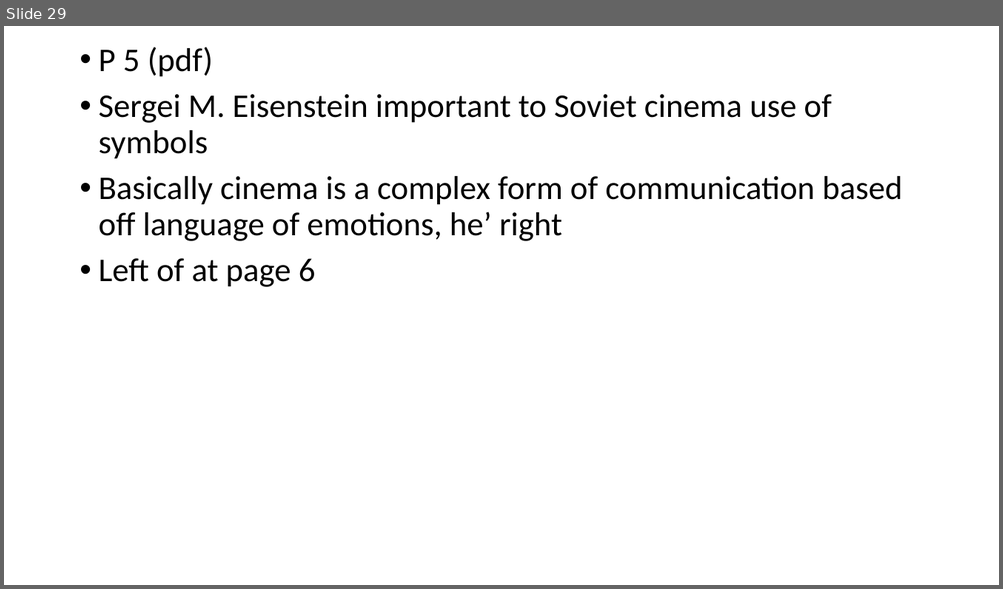
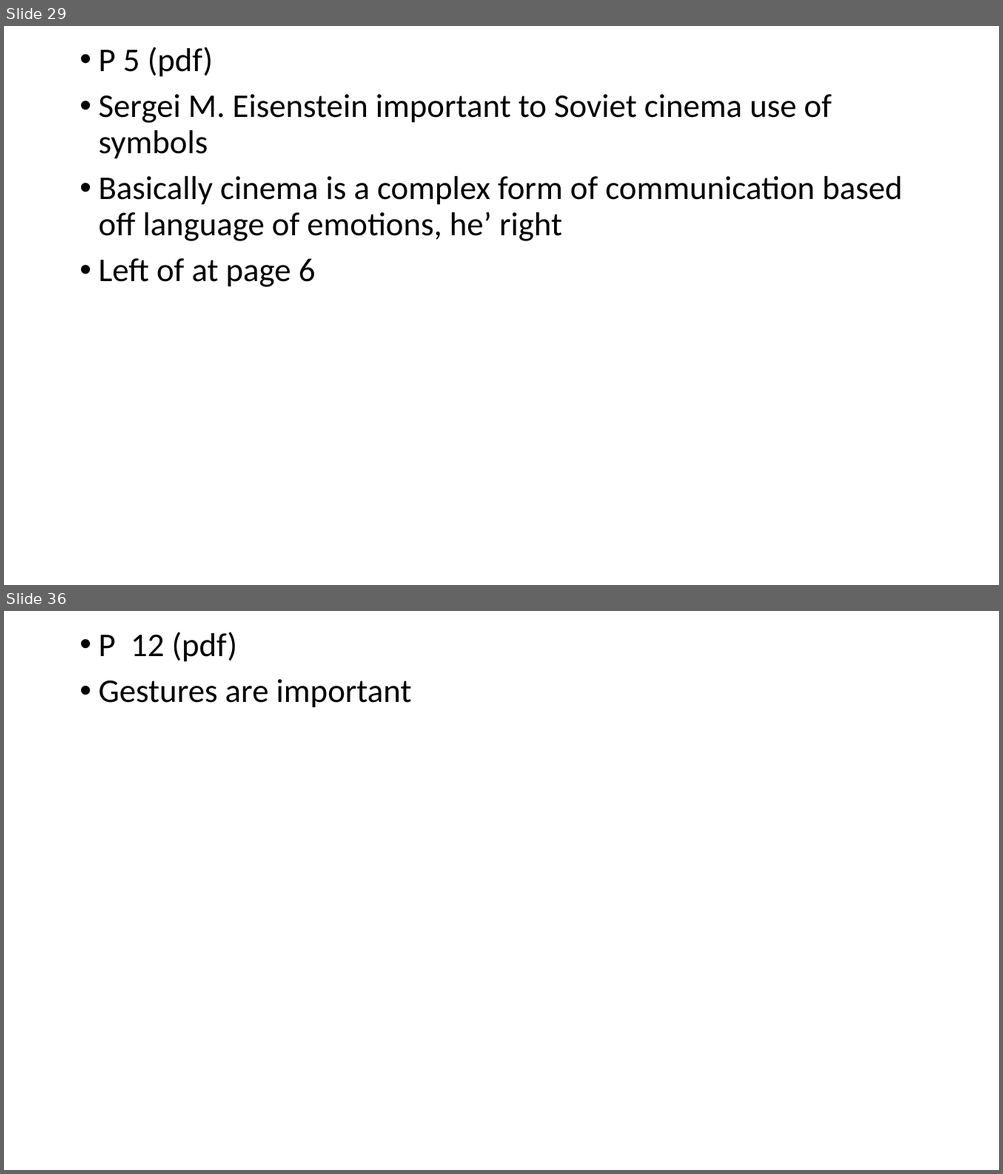
Before and after one commit to MichaelOdumosu57/Spring_2017, a slide deck: Spring 2017 Semester/Music or Arts/ARUS HW/6 ARUS HW/ARUS HW#6 notes.pptx. Shown one above the other, each under a label of ours: slide 29 before the commit, slides 29 and 36 after it; the slides between them are not shown. The pictures are 1003x589 and 1003x1174 pixels, drawn with LibreOffice and Linux fonts; fonts in the diff are those of the drawing. Boxes give left, top, right and bottom in pixels: in the first picture for what was removed or moved away, otherwise in the second. Text is boxed around its words. In the diff, an @@ line names an element or a change of style, - is before the commit and + after.

```diff
--- a/Spring 2017 Semester/Music or Arts/ARUS HW/6 ARUS HW/ARUS HW#6 notes.pptx
+++ b/Spring 2017 Semester/Music or Arts/ARUS HW/6 ARUS HW/ARUS HW#6 notes.pptx
@@ slide 36 added at box(4, 611, 999, 1170), background #FFFFFF @@
@@ text added at box(99, 632, 412, 708), 32 pt, text #000000 @@
+• P 12 (pdf)
+• Gestures are important
```
Also in this commit, not shown: 1 slide changed, 6 other slides added, 7 other files.
